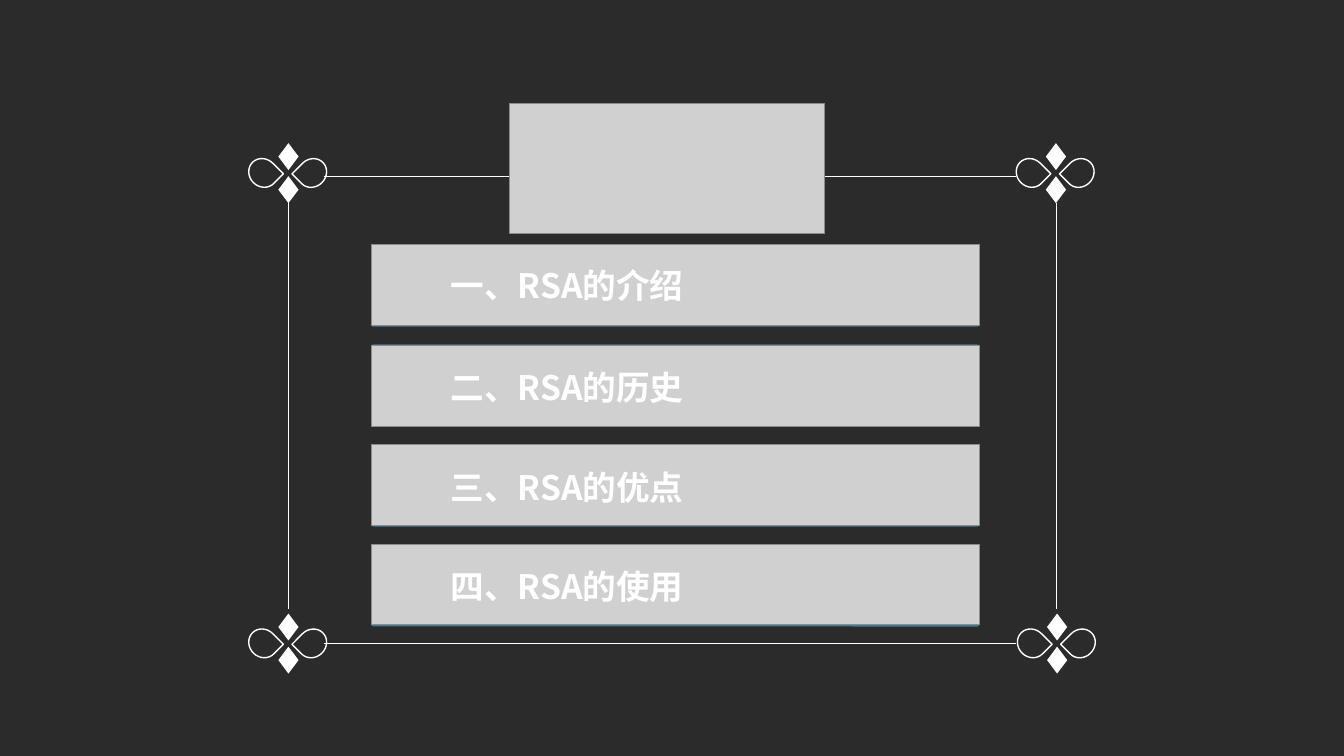
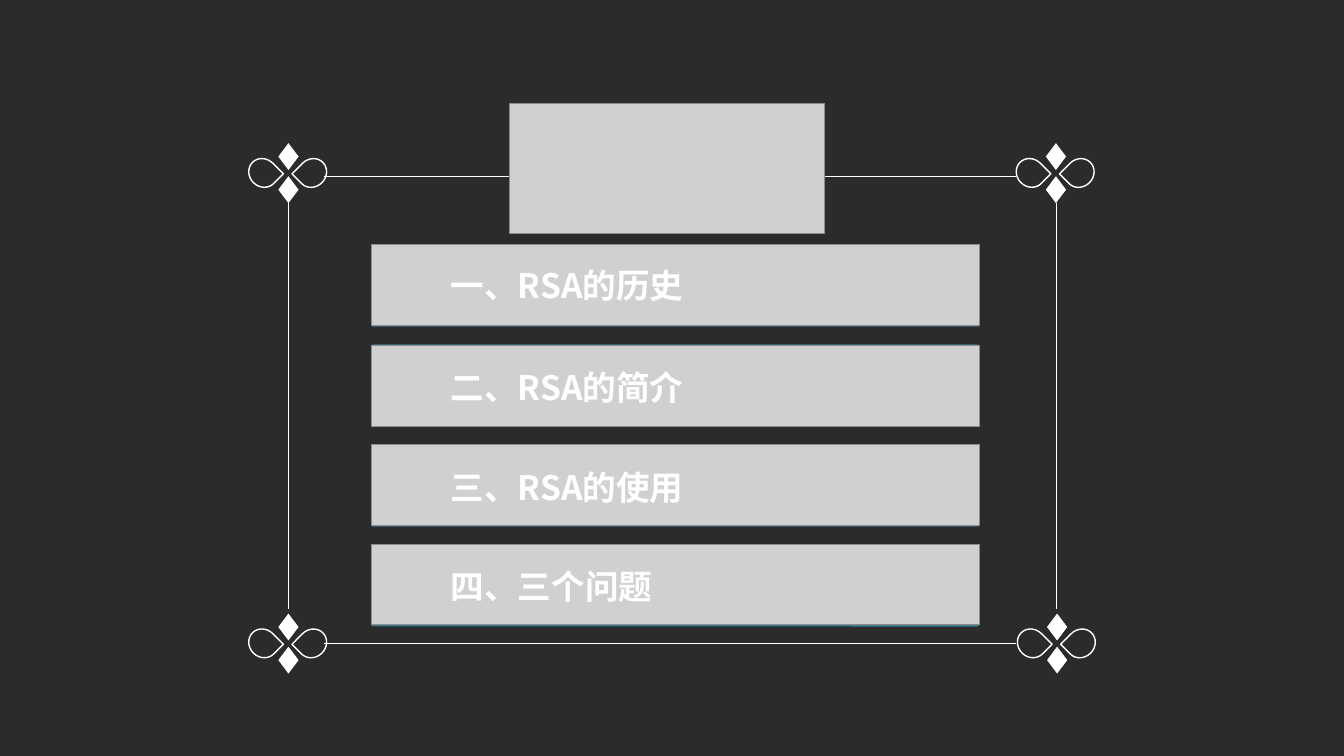
Before and after one commit to ToryXu0407/Project_yc, a slide deck: slide 2 of 翻转课堂/Rational software Architect.pptx. Drawn at 1344x756 pixels with LibreOffice and Linux fonts; fonts in the diff are those of the drawing; grey boxes stand for pictures; background and template pictures are left out; a plain dark background stands for a picture behind light text. Boxes give left, top, right and bottom in pixels: in the first picture for what was removed or moved away, otherwise in the second. Text is boxed around its words. In the diff, an @@ line names an element or a change of style, - is before the commit and + after.

```diff
--- a/翻转课堂/Rational software Architect.pptx
+++ b/翻转课堂/Rational software Architect.pptx
@@ text at (x1=451, y1=270, x2=684, y2=301): text changed @@
-一、RSA的介绍
+一、RSA的历史
@@ text at (x1=451, y1=372, x2=684, y2=403): text changed @@
-二、RSA的历史
+二、RSA的简介
@@ text at (x1=451, y1=472, x2=684, y2=503): text changed @@
-三、RSA的优点
+三、RSA的使用
@@ text at (x1=451, y1=571, x2=653, y2=602): text changed @@
-四、RSA的使用
+四、三个问题
```
Also in this commit, not shown: 8 other slides changed, 8 slides added, 3 slides removed.
